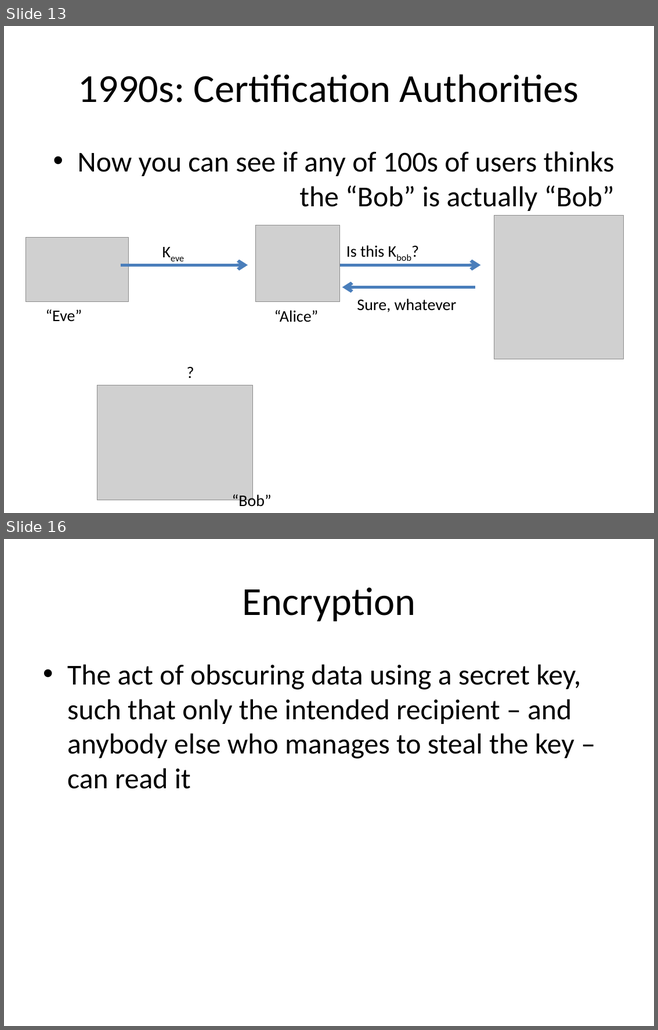
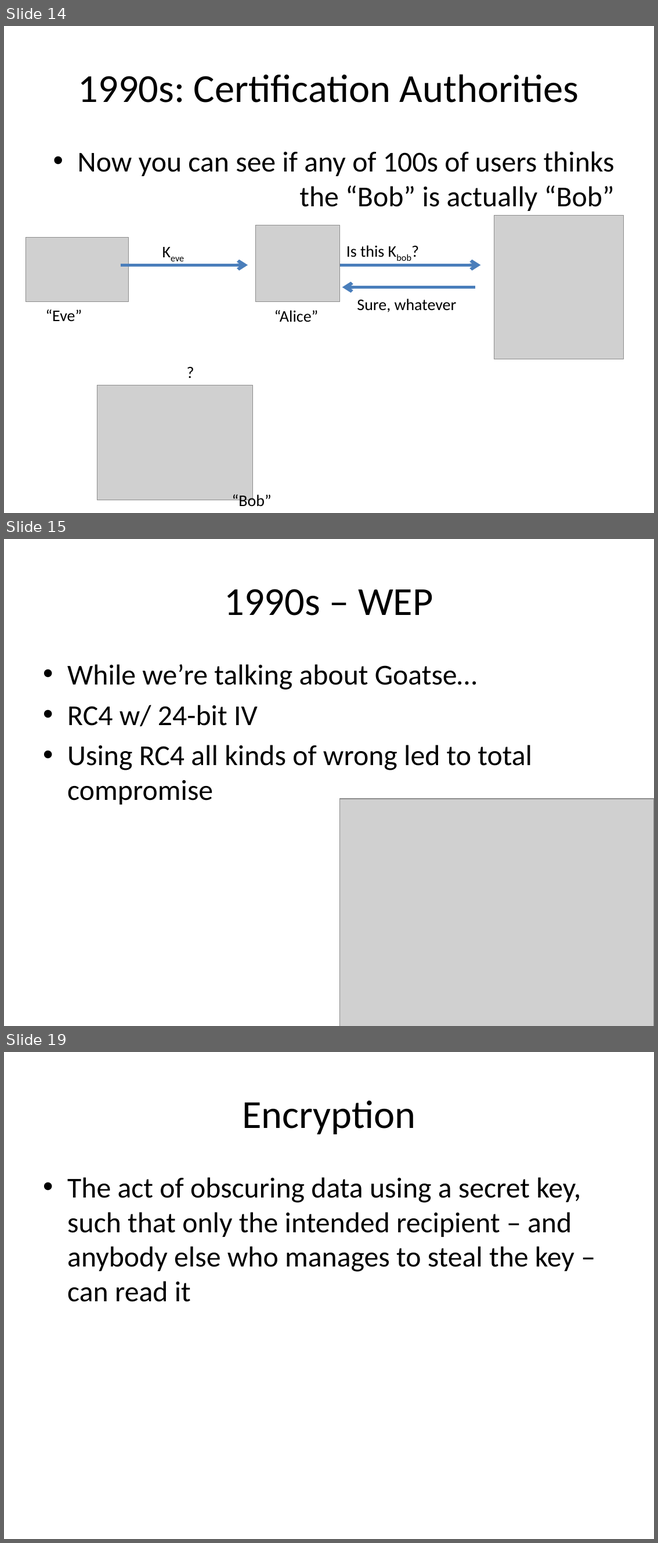
Before and after one commit to iagox86/2013-02-Shmoocon-talk, a slide deck: Shmoocon.pptx. Shown one above the other, each under a label of ours: slides 13 and 16 before the commit, slides 14, 15 and 19 after it; the slides between them are not shown. The pictures are 658x1030 and 658x1543 pixels, drawn with LibreOffice and Linux fonts; fonts in the diff are those of the drawing; grey boxes stand for pictures. Boxes give left, top, right and bottom in pixels: in the first picture for what was removed or moved away, otherwise in the second. Text is boxed around its words. In the diff, an @@ line names an element or a change of style, - is before the commit and + after.

Commit message:
Added some more images, a ton more slides

```diff
--- a/Shmoocon.pptx
+++ b/Shmoocon.pptx
@@ slide 15 added at (4, 539, 654, 1026), background #FFFFFF @@
@@ title added at (224, 589, 433, 616), 44 pt, text #000000 @@
+1990s – WEP
@@ text added at (67, 664, 532, 805), 32 pt, text #000000 @@
+• While we’re talking about Goatse…
+• RC4 w/ 24-bit IV
+• Using RC4 all kinds of wrong led to total compromise
@@ picture added at (340, 799, 654, 1026) @@
@@ what was slide 13 is now slide 14 @@
@@ what was slide 16 is now slide 19 @@
```
Also in this commit, not shown: 9 slides changed, 33 other slides added, 5 slides removed, 8 other files.
